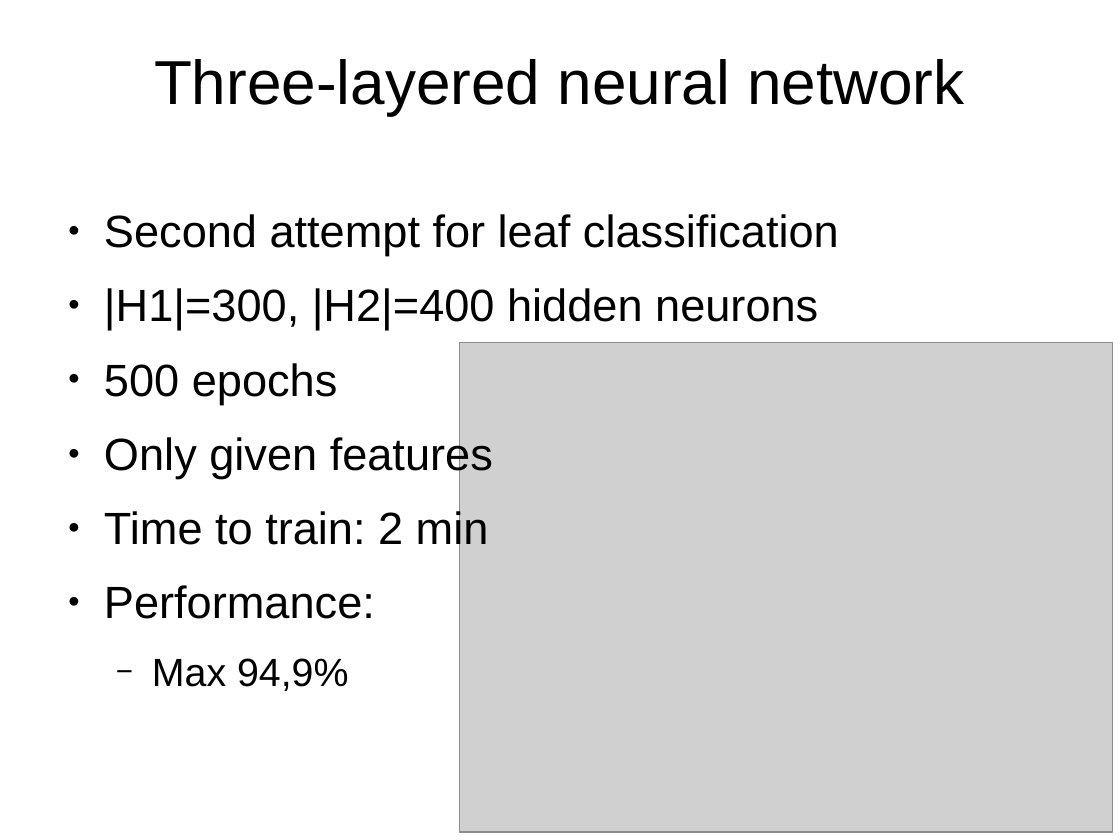
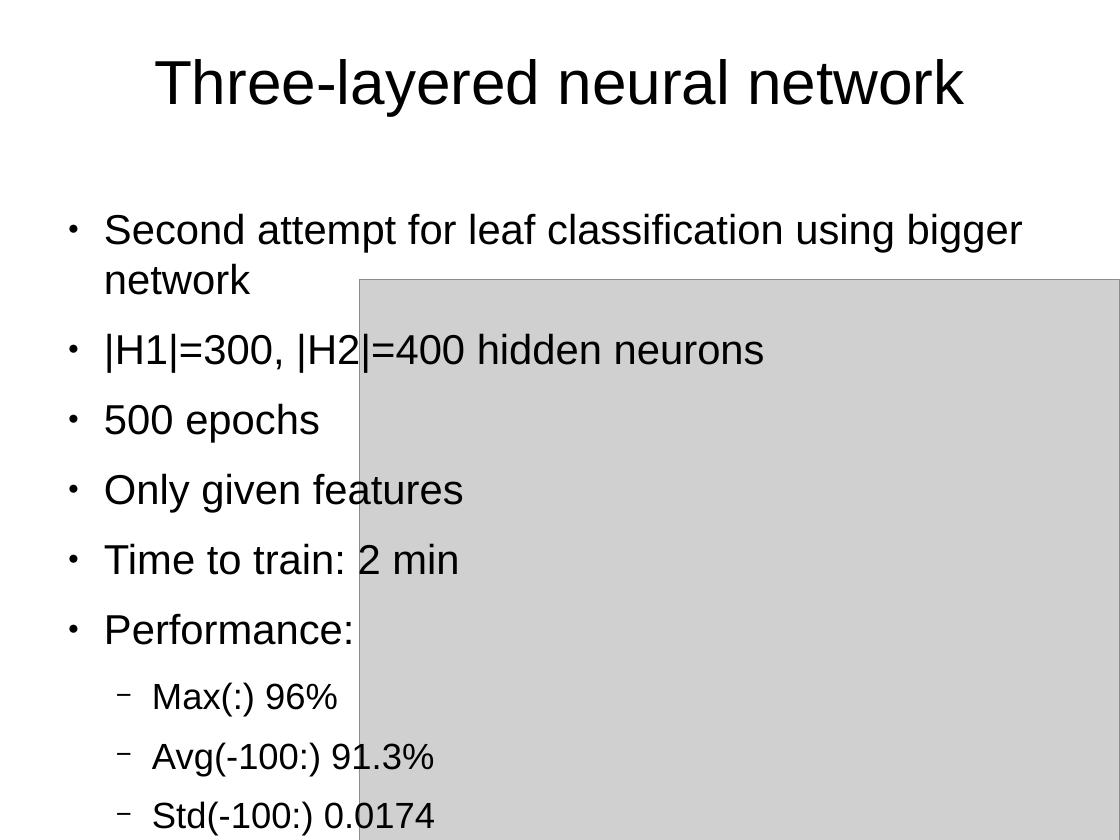
Before and after one commit to kappalabs/NNLeafClassifierProject, a slide deck: slide 7 of slideshow/slides.odp. Drawn at 1120x840 pixels with LibreOffice and Linux fonts; fonts in the diff are those of the drawing; grey boxes stand for pictures; background and template pictures are left out. Boxes give left, top, right and bottom in pixels: in the first picture for what was removed or moved away, otherwise in the second. Text is boxed around its words. In the diff, an @@ line names an element or a change of style, - is before the commit and + after.

```diff
--- a/slideshow/slides.odp
+++ b/slideshow/slides.odp
@@ text at (104, 213, 1023, 295): text changed; size 32 to 29.6 pt @@
-● Second attempt for leaf classification
+● Second attempt for leaf classification using bigger network
@@ picture: place and size @@
-picture at (460, 343, 1113, 832)
+picture at (360, 281, 1120, 840)
@@ text at (104, 331, 765, 645): size 32 to 29.6 pt in "|H1|=300, |H2|=400 hidden neurons", "500 epochs", "Only given features", "Time to train: 2 min" and 1 more places @@
@@ text at (152, 682, 435, 836): text changed; size 27.9 to 25.8 pt @@
-  − Max 94,9%
+  − Max(:) 96%
+  − Avg(-100:) 91.3%
+  − Std(-100:) 0.0174
```
Also in this commit, not shown: 3 other slides changed, 5 slides added, 3 other files.
